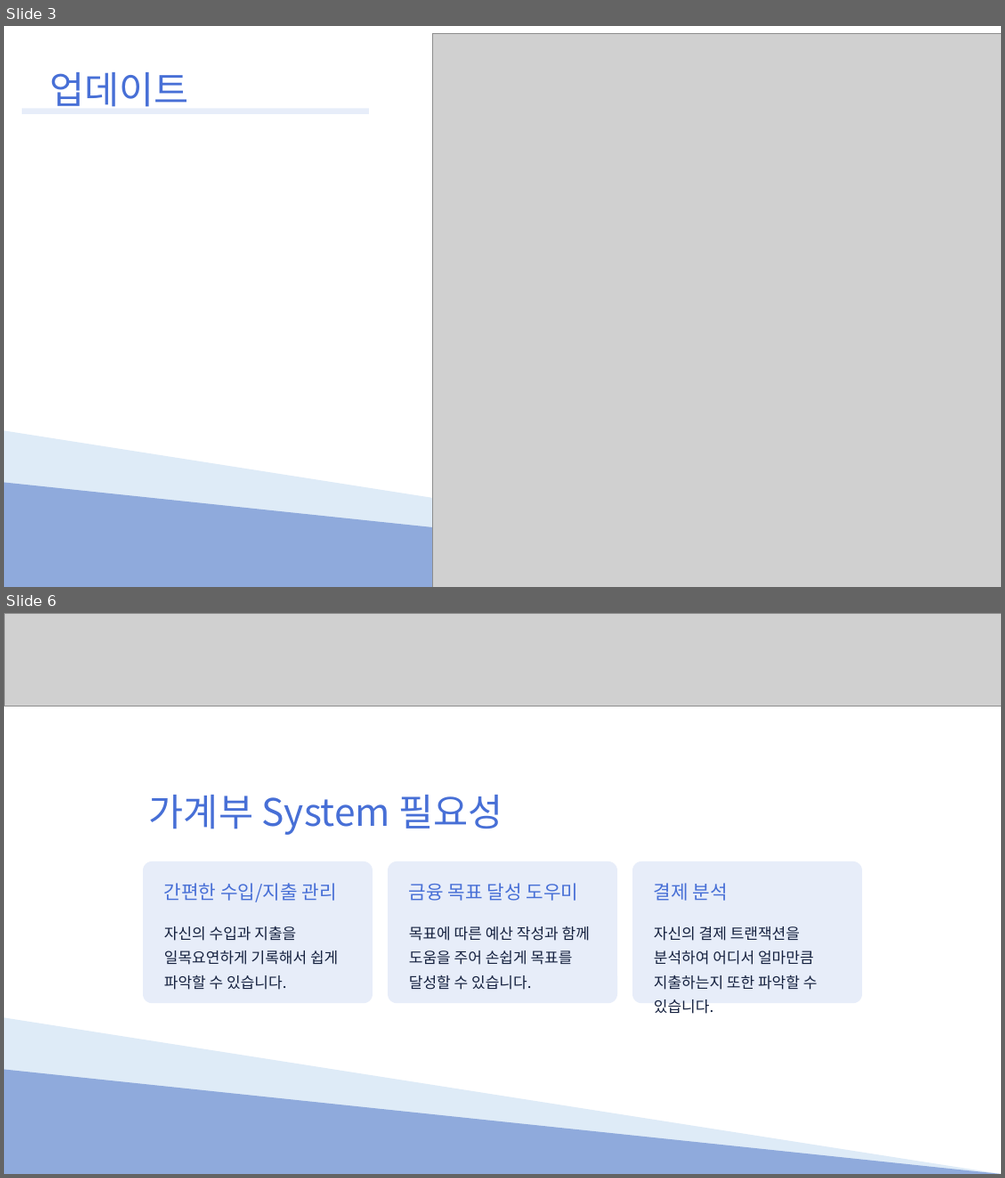
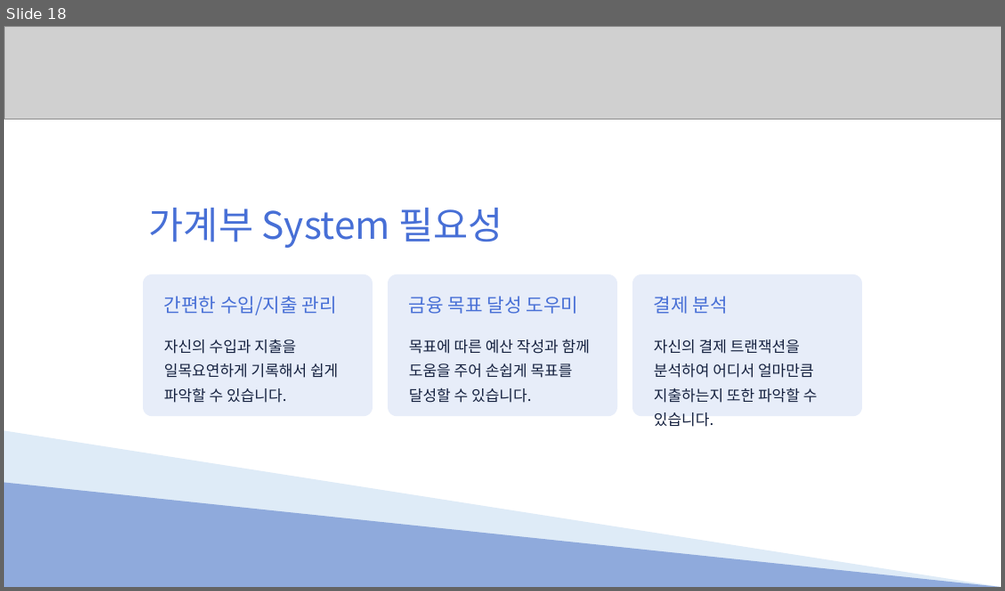
Before and after one commit to Hyno2/C-project, a slide deck: PPT/System.pptx. Shown one above the other, each under a label of ours: slides 3 and 6 before the commit, slide 18 after it; the slides between them are not shown. The pictures are 1005x1178 and 1005x591 pixels, drawn with LibreOffice and Linux fonts; fonts in the diff are those of the drawing; grey boxes stand for pictures. Boxes give left, top, right and bottom in pixels: in the first picture for what was removed or moved away, otherwise in the second. Text is boxed around its words. In the diff, an @@ line names an element or a change of style, - is before the commit and + after.

```diff
--- a/PPT/System.pptx
+++ b/PPT/System.pptx
@@ slide 3 removed at (4, 26, 1001, 587), background #FFFFFF @@
@@ picture removed at (433, 33, 1001, 587) @@
@@ text removed at (50, 72, 189, 107) @@
-업데이트
@@ rectangle removed at (22, 108, 369, 114) @@
@@ right triangle removed at (4, 430, 1001, 587) @@
@@ right triangle removed at (4, 482, 1001, 587) @@
@@ what was slide 6 is now slide 18 @@
```
Also in this commit, not shown: 3 slides changed, 16 slides added, 3 other slides removed.
